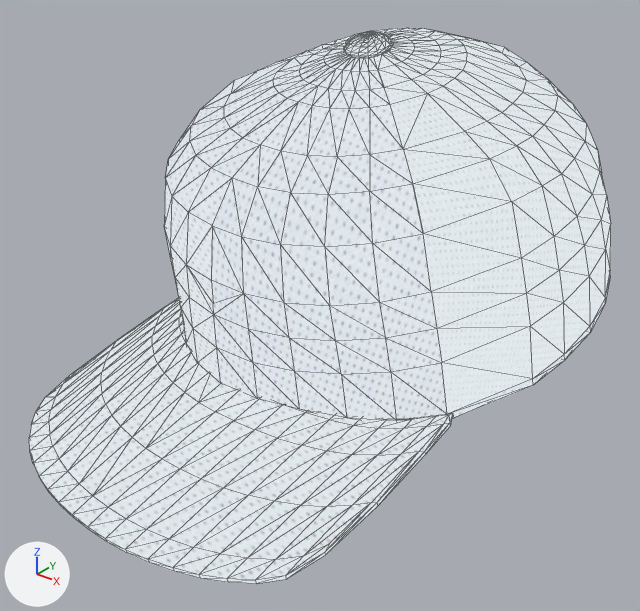
Before and after pictures for a commit that changed the glTF model models/02_americano.glb.
Both versions are drawn from a 50 mm camera at (0.191, -0.252, 0.214) aimed at (-0.009, -0.003, 0.059). Arrows for +X, +Y and +Z are at lower left; the lights stay in place. Mesh edges are drawn as thin lines. Where no turn or scale is listed for an object, it has been applied to the vertices.

Names of what the first picture shows: 'aba_cima', 'corpo', 'frente'.
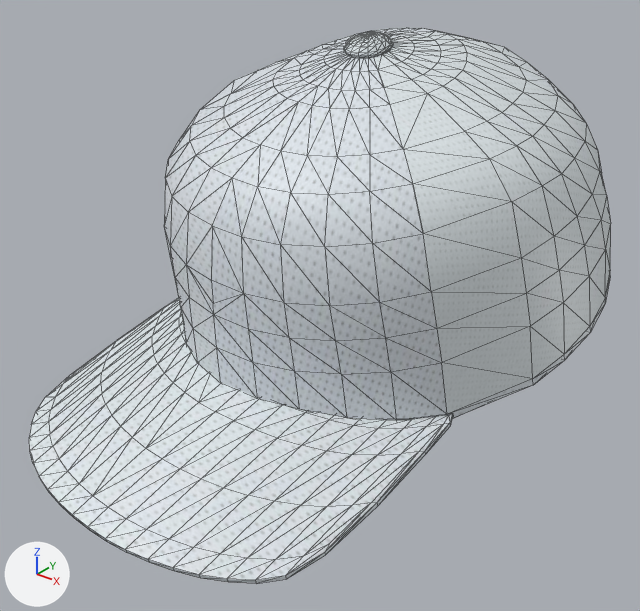
Boxes [x1, y1, x2, y2] around the edits, measured in the pictures (640 x 611 px):
'frente', recoloured (white to grey)
    both: [164, 51, 447, 420]
'corpo', recoloured (white to grey)
    both: [200, 28, 611, 420]

The edits, one by one:
Material 'Materiais.004' (mat_materiais_004) is new.
Its texture is img_poliester.
Material 'Materiais.007' (mat_materiais_007) is new.
Its texture is img_poliester.
Material 'Materiais.005' (mat_materiais_005) is new.
Its texture is img_poliester.
me_object_0_002 has 182 vertices, 312 faces and spans x -0.0782..0.0688, y -0.1268..-0.0052, z -0.0265..0.0063.
me_object_0_002 no longer uses material mat_materiais_001.
me_object_0_002 now uses material mat_materiais_005 (picture img_poliester).
me_object_0_001 has 576 vertices, 924 faces and spans x -0.082..0.087, y -0.061..0.152, z -0.006..0.121.
me_object_0_001 no longer uses material mat_materiais_002.
me_object_0_001 now uses material mat_materiais_007 (picture img_poliester).
me_object_0_004 has 128 vertices, 212 faces and spans x -0.0707..0.0665, y -0.0654..0.0055, z -0.0029..0.1144.
me_object_0_004 no longer uses material mat_materiais.
me_object_0_004 now uses material mat_materiais_004 (picture img_poliester).
